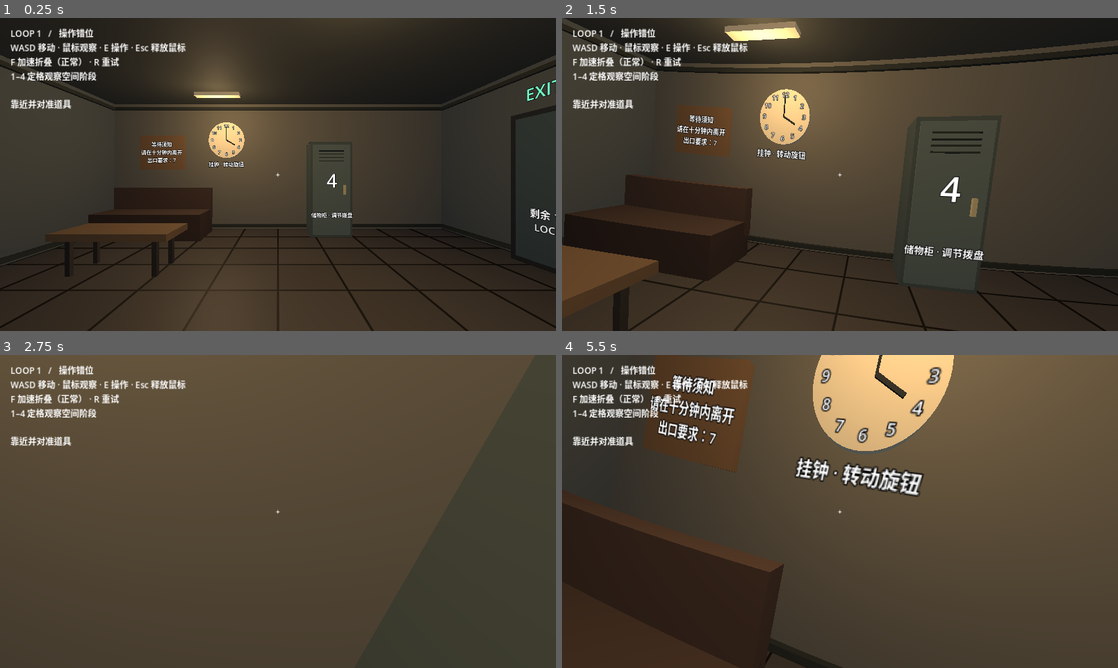
Above: before the commit, frames 1-4 (two rows, left to right).
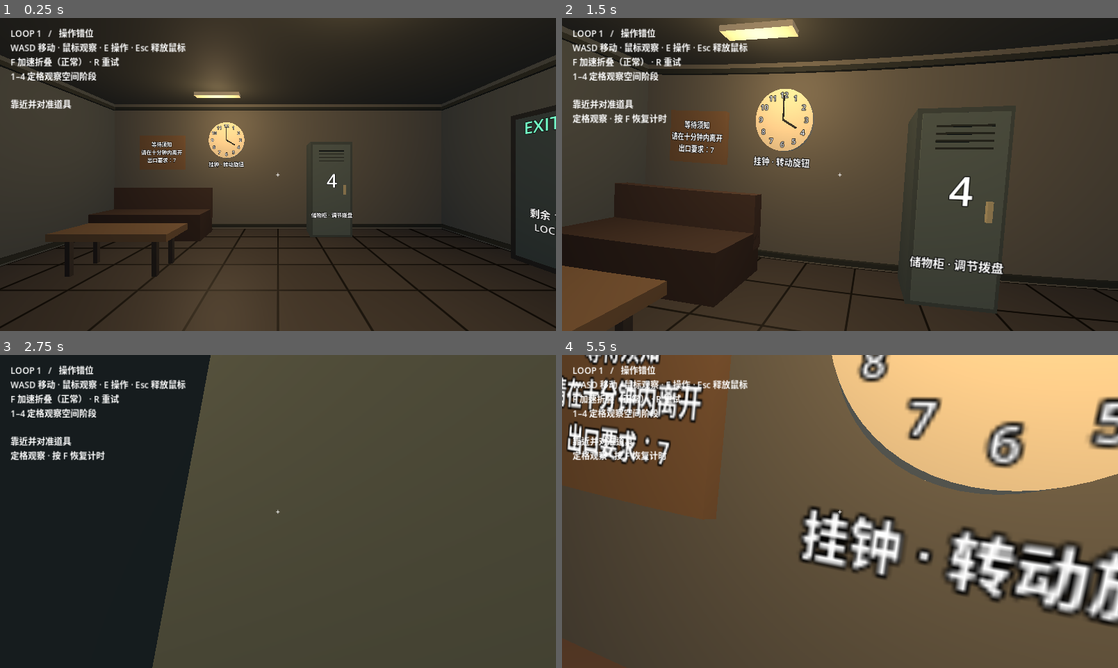
Above: after the commit, the same moments.

Repository: emxi158-jpg/DAY7
Game: Godot game, scene res://main.tscn
Same seed, same stepped clock (60 frames per second), same inputs: the game is played once before the commit and once after it.
Inputs (mouse positions are in pixels of both pictures, inside the frame that each line leads up to):
- Up to frame 1 (0.25 s): no input
- Up to frame 2 (1.5 s): tap Enter at 0.5 s; move the mouse to (867, 174) at 0.52 s; hold W from 0.53 s (still down); tap 1 at 0.6 s; tap 2 at 0.8, 1.35 s; move the mouse to (812, 174) at 1.27 s
- Up to frame 3 (2.75 s): keep holding W; tap 3 at 1.55, 2.1 s; move the mouse to (289, 505) at 2.02 s; tap 4 at 2.3 s
- Up to frame 4 (5.5 s): keep holding W; move the mouse to (834, 517) at 2.77 s; tap 4 at 2.85 s; tap R at 3.05, 3.6 s; move the mouse to (878, 514) at 3.52 s; tap 1 at 3.8, 4.35 s; move the mouse to (795, 508) at 4.27 s; tap 2 at 4.55, 5.1 s; move the mouse to (845, 511) at 5.02 s; tap 3 at 5.3 s

The runs differ from the first frame. In frame 1, 0.2% of the frame differs, in the area x 0-100%, y 12-80%; in frame 2, 15%; in frame 3, 32%; in frame 4, 50%, in the area x 0-100%, y 0-100%.

Commit message:
Contract room around fixed-height player and preserve prop scale

Diff:
--- a/demo/main.gd
+++ b/demo/main.gd
@@ -36,11 +36,24 @@
 const WARP_SHADER = preload("res://space_warp.gdshader")
 const Warp = preload("res://space_warp.gd")
 
-func warp_material(color: Color, floor_pattern := false) -> ShaderMaterial:
+func attachment_anchor(node: Node3D) -> Variant:
+	var current: Node = node
+	while current != null:
+		if current.has_meta("warp_anchor"):
+			return current.get_meta("warp_anchor")
+		current = current.get_parent()
+	return null
+
+func warp_material(color: Color, floor_pattern := false, attachment: Node3D = null) -> ShaderMaterial:
 	var mat := ShaderMaterial.new()
 	mat.shader = WARP_SHADER
 	mat.set_shader_parameter("base_color", color)
 	mat.set_shader_parameter("floor_tiles", floor_pattern)
+	if attachment != null:
+		var anchor: Variant = attachment_anchor(attachment)
+		if anchor != null:
+			mat.set_shader_parameter("anchored", true)
+			mat.set_shader_parameter("anchor", anchor)
 	warp_materials.append(mat)
 	return mat
 
@@ -68,16 +81,19 @@
 
 func remember_attachments(node: Node) -> void:
 	if node is Label3D:
-		attached_labels.append({"node": node, "base": node.global_transform})
+		attached_labels.append({"node": node, "base": node.global_transform, "anchor": attachment_anchor(node)})
 	if node is Light3D:
 		attached_lights.append({"node": node, "base": node.global_position})
 	for child in node.get_children():
 		remember_attachments(child)
 
 func update_camera_position() -> void:
-	camera.global_position = Warp.point(player.position + Vector3(0, 1.65, 0), warp_strength)
+	camera.global_position = Warp.point(player.position, warp_strength) + Vector3.UP * 1.65
 
 func target_position(node: Node3D) -> Vector3:
+	var anchor: Variant = attachment_anchor(node)
+	if anchor != null:
+		return Warp.attached_point(node.global_position, warp_strength, anchor)
 	return Warp.point(node.global_position, warp_strength)
 
 func block(parent: Node3D, pos: Vector3, size: Vector3, color: Color) -> MeshInstance3D:
@@ -88,7 +104,7 @@
 	box.subdivide_height = maxi(1, int(ceil(size.y / 0.25)))
 	box.subdivide_depth = maxi(1, int(ceil(size.z / 0.25)))
 	mesh.mesh = box
-	mesh.material_override = warp_material(color)
+	mesh.material_override = warp_material(color, false, parent)
 	mesh.extra_cull_margin = 4.0
 	parent.add_child(mesh)
 	mesh.position = pos
@@ -116,6 +132,10 @@
 	node.position = pos
 	node.set_meta("kind", kind)
 	node.set_meta("radius", radius)
+	var anchor := node.global_position
+	if kind != "clock":
+		anchor.y = 0.0
+	node.set_meta("warp_anchor", anchor)
 	interactables.append(node)
 	return node
 
@@ -144,7 +164,7 @@
 	face.mesh = disc
 	face.rotation.x = PI / 2
 	disc.rings = 8
-	face.material_override = warp_material(Color("d8cba6"))
+	face.material_override = warp_material(Color("d8cba6"), false, clock)
 	face.extra_cull_margin = 4.0
 	clock.add_child(face)
 	for n in range(1, 13):
@@ -171,15 +191,19 @@
 	exit_root.add_child(door)
 	block(door, Vector3.ZERO, Vector3(1.45, 2.6, 0.25), Color("334448"))
 	block(door, Vector3(0.35, 0.45, 0.15), Vector3(0.25, 0.95, 0.025), Color("94b2b0"))
-	label3(exit_root, Vector3(0, 1.7, 0.15), "EXIT / 7", 48).modulate = Color("76ffca")
+	label3(exit_root, Vector3(0, 1.1, 0.18), "EXIT / 7", 48).modulate = Color("76ffca")
 	timer_label = label3(exit_root, Vector3(0, -0.55, 0.18), "", 28)
-	# Sparse waiting-room furniture: preserve clear paths around the center.
-	block(self, Vector3(-3, 0.45, -3.5), Vector3(2.5, 0.6, 1), Color("3f3028"))
-	block(self, Vector3(-3, 0.9, -3.95), Vector3(2.5, 0.8, 0.2), Color("4c392e"))
-	block(self, Vector3(-2.7, 0.65, -1.8), Vector3(1.9, 0.12, 0.9), Color("6d5439"))
-	for x in [-3.4, -2.0]:
-		for z in [-2.1, -1.5]:
-			block(self, Vector3(x, 0.3, z), Vector3(0.08, 0.6, 0.08), Color("302c29"))
+	# Props follow floor anchors but retain size as the room closes around them.
+	var sofa := region(Vector3(-3, 0, -3.5))
+	sofa.set_meta("warp_anchor", sofa.global_position)
+	block(sofa, Vector3(0, 0.45, 0), Vector3(2.5, 0.6, 1), Color("3f3028"))
+	block(sofa, Vector3(0, 0.9, -0.45), Vector3(2.5, 0.8, 0.2), Color("4c392e"))
+	var table := region(Vector3(-2.7, 0, -1.8))
+	table.set_meta("warp_anchor", table.global_position)
+	block(table, Vector3(0, 0.65, 0), Vector3(1.9, 0.12, 0.9), Color("6d5439"))
+	for x in [-0.7, 0.7]:
+		for z in [-0.3, 0.3]:
+			block(table, Vector3(x, 0.3, z), Vector3(0.08, 0.6, 0.08), Color("302c29"))
 	block(back_wall, Vector3(-3.4, 2.3, 0.25), Vector3(1.3, 1, 0.1), Color("715538"))
 	label3(back_wall, Vector3(-3.4, 2.3, 0.32), "等待须知\n请在十分钟内离开\n出口要求：7", 25)
 	for pos in [Vector3(-1.5, 3.2, -3.6), Vector3(1, 3.2, 0)]:
@@ -273,8 +297,9 @@
 		return
 	if Input.mouse_mode == Input.MOUSE_MODE_CAPTURED:
 		var axis := Vector3(float(Input.is_physical_key_pressed(KEY_D)) - float(Input.is_physical_key_pressed(KEY_A)), 0, float(Input.is_physical_key_pressed(KEY_S)) - float(Input.is_physical_key_pressed(KEY_W)))
-		var next := player.position + player.basis * axis.normalized() * delta * 3.0
-		# Visual folds have stable navigation boundaries for this prototype.
+		var world_step := player.basis * axis.normalized() * delta * 3.0
+		var next := Warp.floor_position(Warp.point(player.position, warp_strength) + world_step, warp_strength)
+		# Canonical limits contract in physical space with the actual room.
 		next.x = clampf(next.x, -4.1, 4.1)
 		next.z = clampf(next.z, -4.0, 4.2)
 		if not (next.x < -1.6 and next.z < -1.1):
@@ -291,6 +316,8 @@
 		var names := {"clock": "挂钟 · E 转动", "cabinet": "储物柜 · E 调节", "door": "出口 · E 进入"}
 		prompt = names[str(focused.get_meta("kind"))]
 	hud.text = "LOOP %d   /   操作错位\nWASD 移动 · 鼠标观察 · E 操作 · Esc 释放鼠标\nF 加速折叠（%s） · R 重试\n1–4 定格观察空间阶段\n\n%s" % [loop_number, "60倍" if fast else "正常", prompt]
+	if preview_stage >= 0:
+		hud.text += "\n定格观察 · 按 F 恢复计时"
 	if elapsed >= LIMIT:
 		finish(false)
 
@@ -322,14 +349,24 @@
 			if unlocked:
 				finish(true)
 
-func update_fold() -> void:
+func update_fold(preserve_position := true) -> void:
+	var previous_foot := Warp.point(player.position, warp_strength)
 	warp_strength = pow(elapsed / LIMIT, 1.25)
+	if preserve_position:
+		player.position = Warp.floor_position(previous_foot, warp_strength)
+		player.position.x = clampf(player.position.x, -4.1, 4.1)
+		player.position.z = clampf(player.position.z, -4.0, 4.2)
 	for mat in warp_materials:
 		mat.set_shader_parameter("strength", warp_strength)
 	for item in attached_labels:
 		var original: Transform3D = item["base"]
-		var warped_basis := Warp.jacobian(original.origin, warp_strength) * original.basis
-		item["node"].global_transform = Transform3D(warped_basis, Warp.point(original.origin, warp_strength))
+		var anchor: Variant = item["anchor"]
+		var point := Warp.point(original.origin, warp_strength)
+		var basis := Warp.jacobian(original.origin, warp_strength)
+		if anchor != null:
+			point = Warp.attached_point(original.origin, warp_strength, anchor)
+			basis = Warp.attached_basis(original.origin, warp_strength, anchor)
+		item["node"].global_transform = Transform3D(basis * original.basis, point)
 	for item in attached_lights:
 		item["node"].global_position = Warp.point(item["base"], warp_strength)
 
@@ -348,7 +385,7 @@
 	fast = false
 	preview_stage = -1
 	focused = null
-	update_fold()
+	update_fold(false)
 	update_camera_position()
 
 func finish(success: bool) -> void:
@@ -409,7 +446,7 @@
 	if loop_number != 1 or transitioning or elapsed > 2:
 		get_tree().quit(4)
 		return
-	print("PASS: continuous shell, positive warp Jacobian, deformed aiming, remote operations, CLEAR/RESET Loop 2, timeout/RESET Loop 1")
+	print("PASS: contracting footprint/ceiling, fixed eye height, navigation inverse, closed shell, deformed aiming, operations and resets")
 	get_tree().quit(0)
 
 func _exit_tree() -> void:
@@ -443,9 +480,29 @@
 		for x in range(-5, 6):
 			for z in range(-5, 6):
 				for y in [0.0, 1.65, 3.8]:
-					if Warp.jacobian(Vector3(x, y, z), strength).determinant() < 0.35:
+					if Warp.jacobian(Vector3(x, y, z), strength).determinant() < 0.20:
 						push_error("Warp inverted or collapsed")
 						return false
+	# Verify measurable contraction, fixed eye height, and world movement mapping.
+	var area := Warp.footprint(1.0)
+	if area >= 42.0 or area <= 25.0:
+		push_error("Floor footprint did not contract as intended")
+		return false
+	var height := Warp.point(Vector3(0, 3.8, 0), 1.0).y - Warp.point(Vector3.ZERO, 1.0).y
+	if height >= 3.0 or height <= 2.2:
+		push_error("Ceiling did not descend safely")
+		return false
+	for strength in [0.0, 0.4, 0.8, 1.0]:
+		var foot := Warp.point(Vector3(1.0, 0, 2.0), strength)
+		var inverse := Warp.floor_position(foot, strength)
+		if inverse.distance_to(Vector3(1.0, 0, 2.0)) > 0.001:
+			push_error("World navigation inverse failed")
+			return false
+	update_camera_position()
+	if absf(camera.global_position.y - Warp.point(player.position, warp_strength).y - 1.65) > 0.001:
+		push_error("Player height was scaled with the room")
+		return false
+	print("CONTRACTION: footprint 100 -> %.2f m2; central height 3.8 -> %.2f m; eye height 1.65 m" % [area, height])
 	# Validate actual aim selection at severe deformation, using canonical walk positions.
 	for node in interactables:
 		player.position = node.global_position + Vector3(0, -1.65, 2.0)
--- a/demo/space_warp.gd
+++ b/demo/space_warp.gd
@@ -5,11 +5,53 @@
 # coordinates; every visible surface uses this continuous world-space mapping.
 static func point(p: Vector3, strength: float) -> Vector3:
 	var depth := clampf((5.0 - p.z) / 10.0, 0.0, 1.0)
+	var bend := strength * 0.65
 	return Vector3(
-		p.x * (1.0 - strength * 0.20 * depth) + strength * (0.40 * p.y * (0.25 + 0.75 * depth) + 0.18 * p.z * depth),
-		p.y * (1.0 - strength * 0.14 * depth) + strength * (-0.20 * p.x * depth + 0.032 * p.x * p.x * depth + 0.20 * depth * (1.0 - depth)),
-		p.z + strength * (0.15 * p.x * depth + 0.025 * p.x * p.y + 0.24 * p.y * depth)
-	)
+		p.x * (1.0 - bend * 0.20 * depth) + bend * (0.40 * p.y * (0.25 + 0.75 * depth) + 0.18 * p.z * depth),
+		p.y * (1.0 - bend * 0.14 * depth) + bend * (-0.20 * p.x * depth + 0.032 * p.x * p.x * depth + 0.20 * depth * (1.0 - depth)),
+		p.z + bend * (0.15 * p.x * depth + 0.025 * p.x * p.y + 0.24 * p.y * depth)
+	) * compression(strength)
+
+static func compression(strength: float) -> Vector3:
+	return Vector3(1.0 - 0.38 * strength, 1.0 - 0.20 * strength, 1.0 - 0.38 * strength)
+
+static func attached_point(p: Vector3, strength: float, anchor: Vector3) -> Vector3:
+	# Cancel global shrinking within each prop; retain local shear and stretching.
+	return point(anchor + (p - anchor) / compression(strength), strength)
+
+static func attached_basis(p: Vector3, strength: float, anchor: Vector3) -> Basis:
+	return jacobian(anchor + (p - anchor) / compression(strength), strength) * Basis.from_scale(Vector3.ONE / compression(strength))
+
+static func floor_position(world: Vector3, strength: float) -> Vector3:
+	# Invert the horizontal floor mapping to preserve world movement speed and
+	# avoid pulling the viewer toward the center as the walls approach.
+	var p := Vector3(world.x, 0, world.z) / compression(strength)
+	for i in range(6):
+		var offset := point(p, strength) - world
+		var j := jacobian(p, strength)
+		var det := j.x.x * j.z.z - j.z.x * j.x.z
+		p.x -= (j.z.z * offset.x - j.z.x * offset.z) / det
+		p.z -= (-j.x.z * offset.x + j.x.x * offset.z) / det
+	return p
+
+static func footprint(strength: float) -> float:
+	var vertices: Array[Vector3] = []
+	for side in range(4):
+		for i in range(32):
+			var u := float(i) / 32.0
+			var p: Vector3
+			match side:
+				0: p = Vector3(lerpf(-5, 5, u), 0, -5)
+				1: p = Vector3(5, 0, lerpf(-5, 5, u))
+				2: p = Vector3(lerpf(5, -5, u), 0, 5)
+				3: p = Vector3(-5, 0, lerpf(5, -5, u))
+			vertices.append(point(p, strength))
+	var area := 0.0
+	for i in range(vertices.size()):
+		var a := vertices[i]
+		var b := vertices[(i + 1) % vertices.size()]
+		area += a.x * b.z - b.x * a.z
+	return absf(area) * 0.5
 
 static func jacobian(p: Vector3, strength: float) -> Basis:
 	const EPS := 0.005
--- a/demo/space_warp.gdshader
+++ b/demo/space_warp.gdshader
@@ -4,15 +4,22 @@
 uniform float strength = 0.0;
 uniform vec4 base_color : source_color = vec4(0.5);
 uniform bool floor_tiles = false;
+uniform bool anchored = false;
+uniform vec3 anchor = vec3(0.0);
 varying vec3 source_position;
 
 vec3 warp(vec3 p) {
+	vec3 compression = vec3(1.0 - 0.38 * strength, 1.0 - 0.20 * strength, 1.0 - 0.38 * strength);
+	if (anchored) {
+		p = anchor + (p - anchor) / compression;
+	}
+	float bend = strength * 0.65;
 	float depth = clamp((5.0 - p.z) / 10.0, 0.0, 1.0);
 	return vec3(
-		p.x * (1.0 - strength * 0.20 * depth) + strength * (0.40 * p.y * (0.25 + 0.75 * depth) + 0.18 * p.z * depth),
-		p.y * (1.0 - strength * 0.14 * depth) + strength * (-0.20 * p.x * depth + 0.032 * p.x * p.x * depth + 0.20 * depth * (1.0 - depth)),
-		p.z + strength * (0.15 * p.x * depth + 0.025 * p.x * p.y + 0.24 * p.y * depth)
-	);
+		p.x * (1.0 - bend * 0.20 * depth) + bend * (0.40 * p.y * (0.25 + 0.75 * depth) + 0.18 * p.z * depth),
+		p.y * (1.0 - bend * 0.14 * depth) + bend * (-0.20 * p.x * depth + 0.032 * p.x * p.x * depth + 0.20 * depth * (1.0 - depth)),
+		p.z + bend * (0.15 * p.x * depth + 0.025 * p.x * p.y + 0.24 * p.y * depth)
+	) * compression;
 }
 
 void vertex() {
Binary file changed: demo/previews/room-stage-0.png
Binary file changed: demo/previews/room-stage-1.png
Binary file changed: demo/previews/room-stage-2.png
Binary file changed: demo/previews/room-stage-3.png
Not shown, changed: demo/README.md
Not shown, changed: demo/REFERENCE_FEATURES.md
